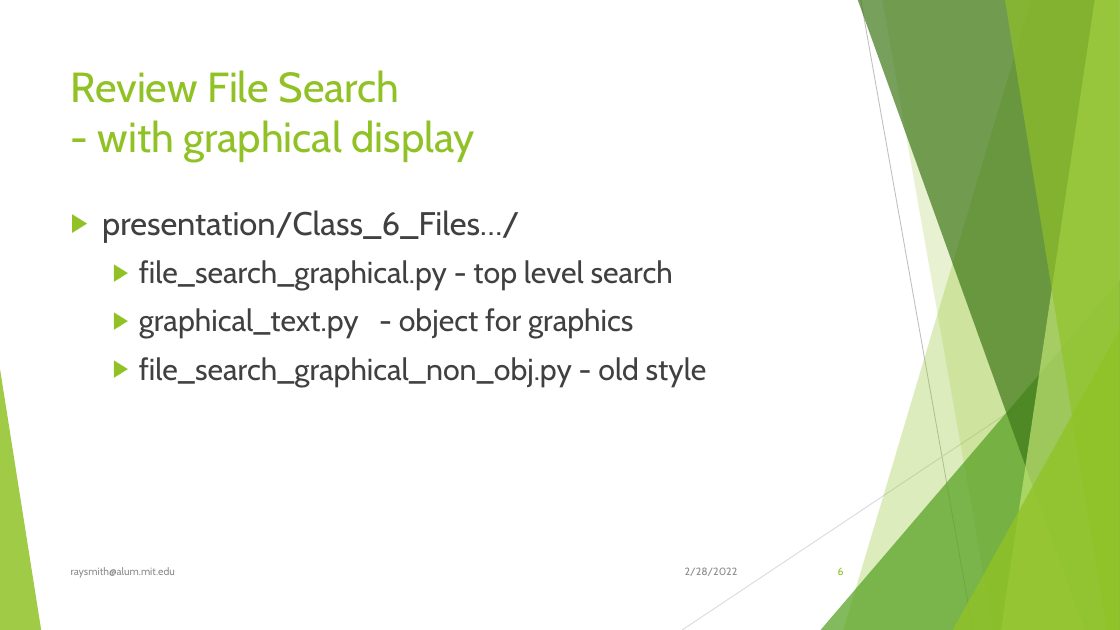
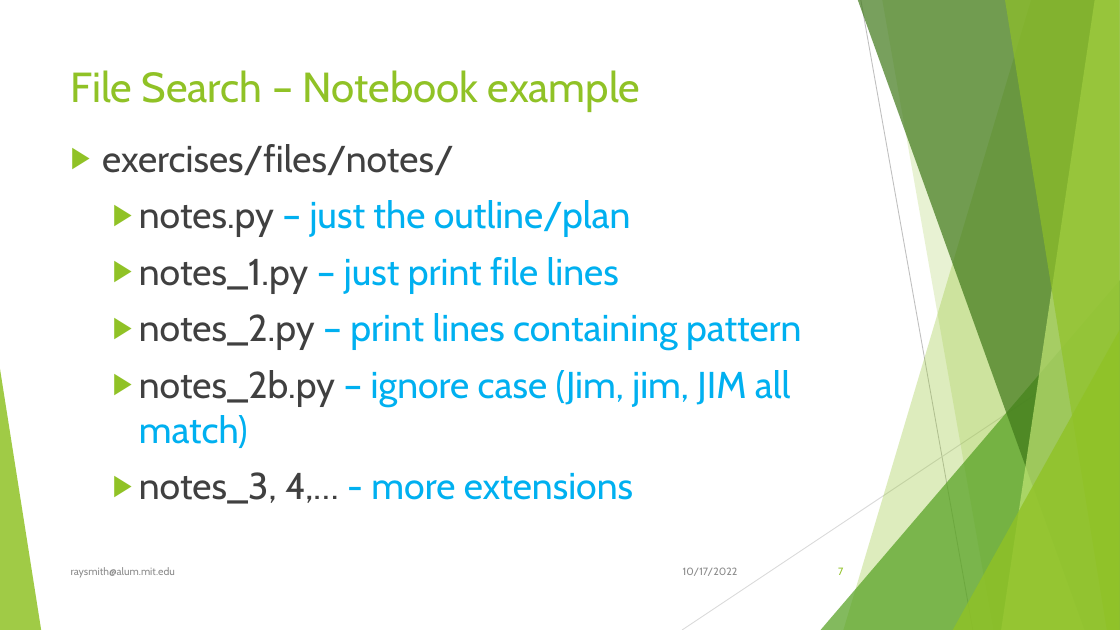
Before and after one commit to raysmith619/Introduction-To-Programming, a slide deck: slide 7 of presentation/Class_6_Files/Class_6_Files.pptx (slide 6 before the commit). Drawn at 1120x630 pixels with LibreOffice and Linux fonts; fonts in the diff are those of the drawing. Boxes give left, top, right and bottom in pixels: in the first picture for what was removed or moved away, otherwise in the second. Text is boxed around its words. In the diff, an @@ line names an element or a change of style, - is before the commit and + after.

Commit message:
Update based on Sept 2022 class

```diff
--- a/presentation/Class_6_Files/Class_6_Files.pptx
+++ b/presentation/Class_6_Files/Class_6_Files.pptx
@@ title at <box>71,70,641,112</box>: text changed @@
-Review File Search
-- with graphical display
+File Search – Notebook example
@@ text at <box>102,144,801,504</box>: text changed; size 26 to 32 pt; text colour #404040 to #00B0F0 @@
-▶ presentation/Class_6_Files…/
-  ▶ file_search_graphical.py - top level search
-  ▶ graphical_text.py - object for graphics
-  ▶ file_search_graphical_non_obj.py - old style
+▶ exercises/files/notes/
+  ▶ notes.py – just the outline/plan
+  ▶ notes_1.py – just print file lines
+  ▶ notes_2.py – print lines containing pattern
+  ▶ notes_2b.py – ignore case (Jim, jim, JIM all match)
+  ▶ notes_3, 4,… - more extensions
@@ text at <box>683,567,738,576</box>: text changed @@
-2/28/2022
+10/17/2022
@@ page number at <box>838,567,843,575</box>: text changed @@
-6
+7
```
Also in this commit, not shown: 6 other slides changed, 1 slide added.
